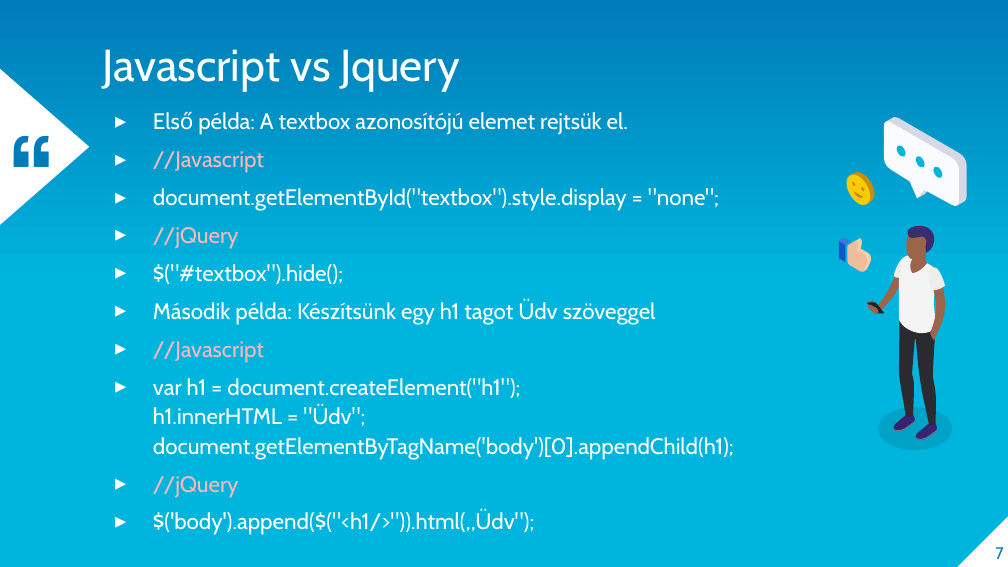
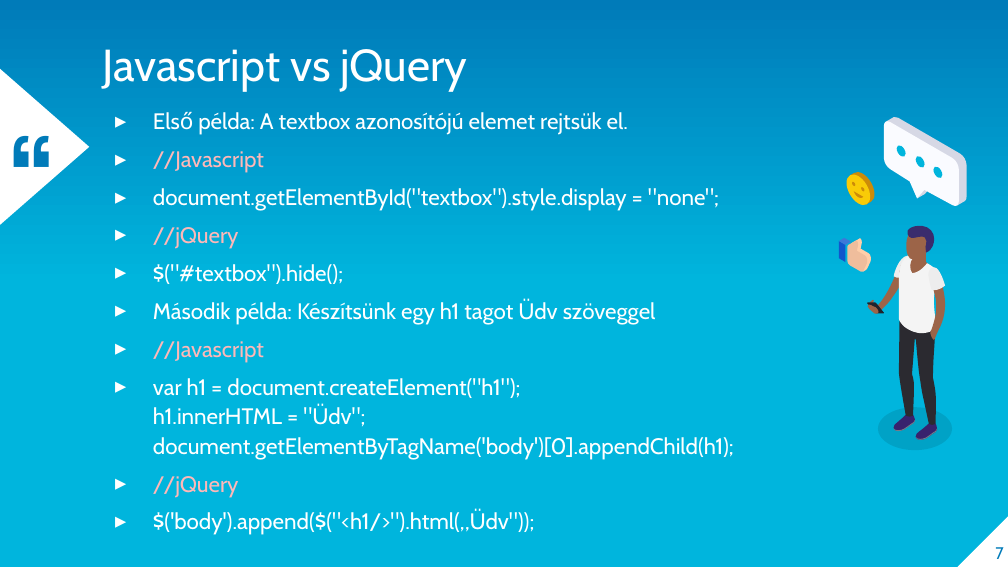
Before and after one commit to laszlofeher/javascriptalapok, a slide deck: slide 7 of 5Alkalom/Js5.pptx. Drawn at 1008x567 pixels with LibreOffice and Linux fonts; fonts in the diff are those of the drawing. Boxes give left, top, right and bottom in pixels: in the first picture for what was removed or moved away, otherwise in the second. Text is boxed around its words. In the diff, an @@ line names an element or a change of style, - is before the commit and + after.

Commit message:
Javascript alapok

```diff
--- a/5Alkalom/Js5.pptx
+++ b/5Alkalom/Js5.pptx
@@ text at box(103, 49, 468, 91): text changed @@
-Javascript vs Jquery
+Javascript vs jQuery
@@ text at box(153, 510, 534, 535): text changed @@
-▸ $('body').append($("<h1/>")).html(„Üdv");
+▸ $('body').append($("<h1/>").html(„Üdv"));
```
Also in this commit, not shown: 5 other slides changed, 3 other files.
